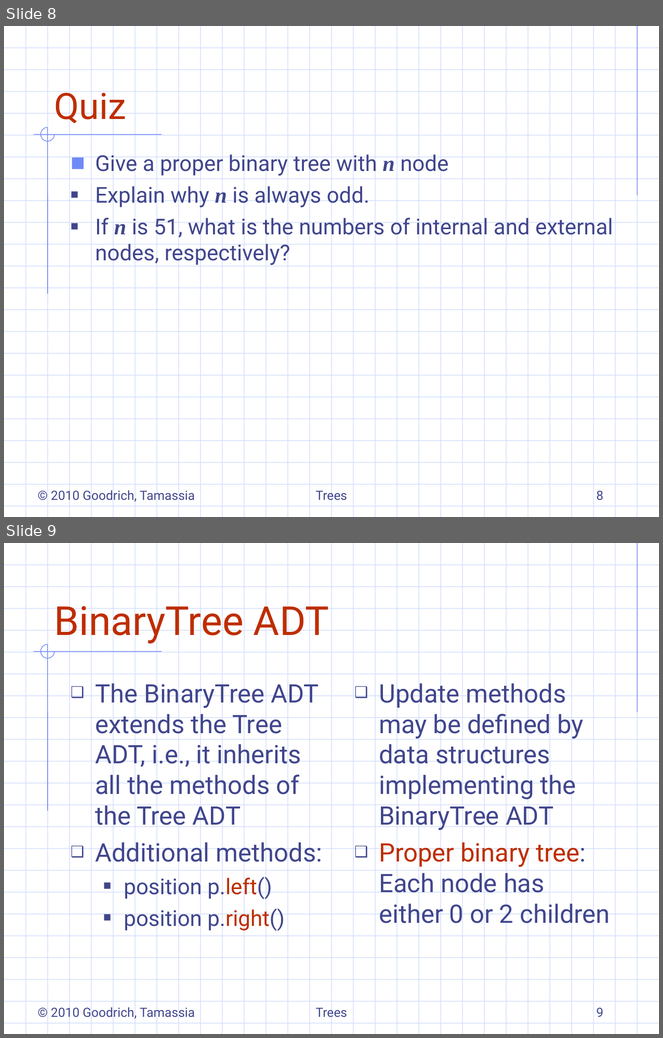
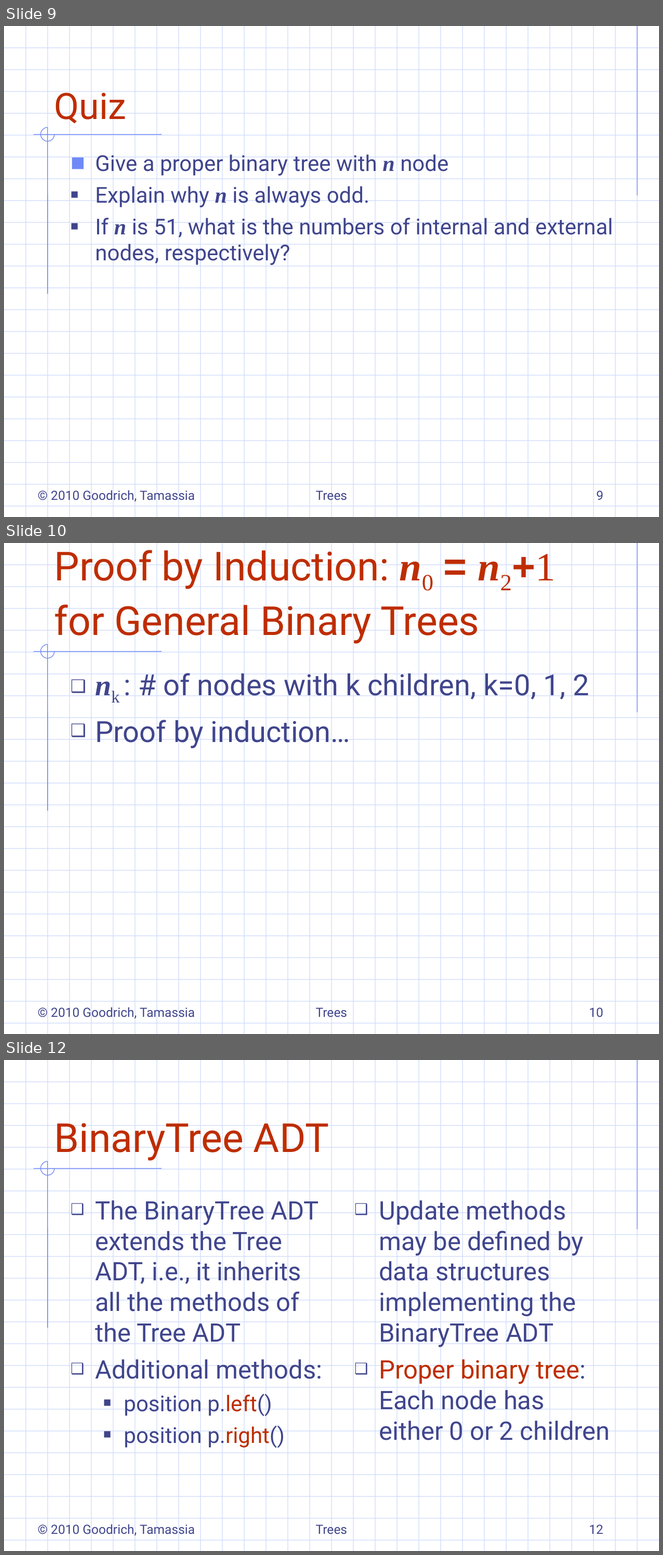
Before and after one commit to ShihKaiHo/DSA, a slide deck: 7.3-binaryTrees.ppt. Shown one above the other, each under a label of ours: slides 8 and 9 before the commit, slides 9, 10 and 12 after it; the slides between them are not shown. The pictures are 663x1038 and 663x1555 pixels, drawn with LibreOffice and Linux fonts; fonts in the diff are those of the drawing; background and template pictures are left out. Boxes give left, top, right and bottom in pixels: in the first picture for what was removed or moved away, otherwise in the second. Text is boxed around its words. In the diff, an @@ line names an element or a change of style, - is before the commit and + after.

```diff
--- a/7.3-binaryTrees.ppt
+++ b/7.3-binaryTrees.ppt
@@ slide 10 added at bbox=[4, 543, 659, 1034], background #FFFFFF; not listed: 55 template elements that a slide beside it also shows @@
@@ title added at bbox=[54, 550, 555, 644], 44 pt, text #BE2D00 @@
+Proof by Induction: n0 = n2+1 for General Binary Trees
@@ text added at bbox=[95, 673, 589, 748], 32 pt, text #40458C @@
+❑ nk : # of nodes with k children, k=0, 1, 2
+❑ Proof by induction…
@@ text added at bbox=[51, 1007, 195, 1019], 14 pt, text #40458C @@
+© 2010 Goodrich, Tamassia
@@ text added at bbox=[316, 1008, 348, 1018], 14 pt, text #40458C @@
+Trees
@@ page number added at bbox=[589, 1008, 604, 1018], 14 pt, text #40458C @@
+10
@@ what was slide 8 is now slide 9 @@
@@ page number at bbox=[596, 491, 604, 500]: text changed @@
-8
+9
@@ what was slide 9 is now slide 12 @@
@@ page number at bbox=[589, 1525, 604, 1534]: text changed @@
-9
+12
```
Also in this commit, not shown: 9 slides changed, 4 other slides added, 15 other files.
